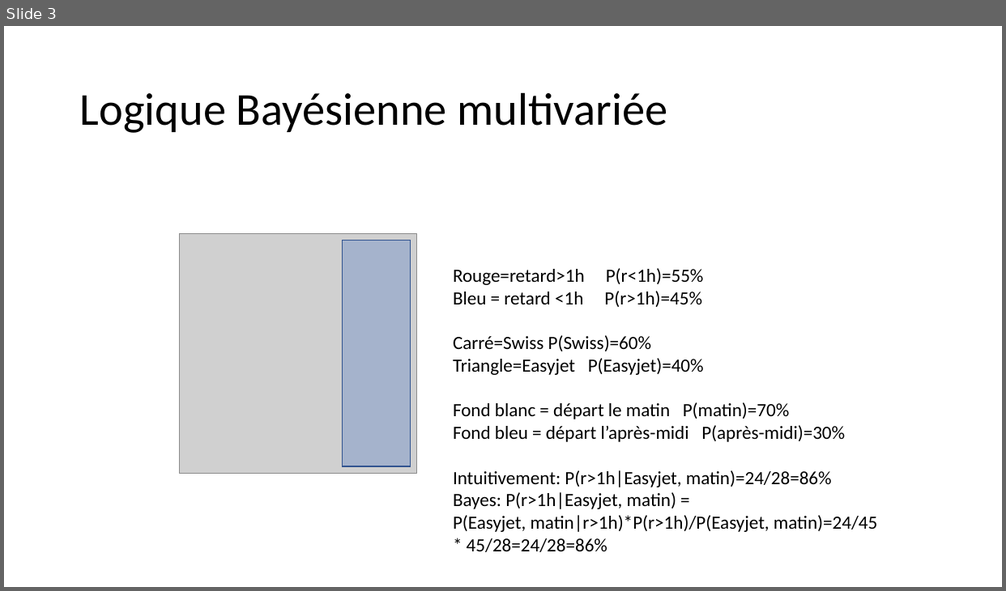
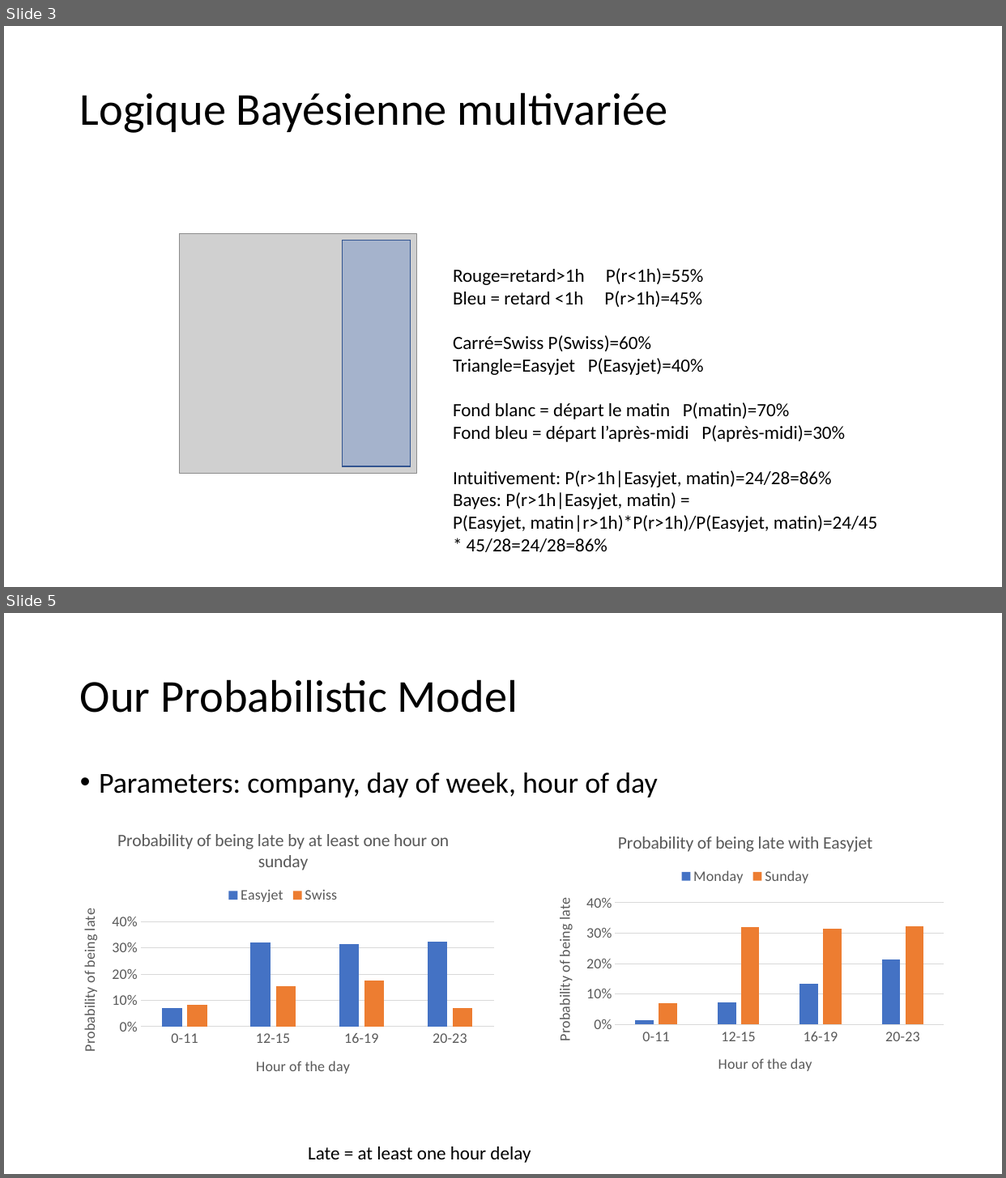
Before and after one commit to CDays2018Mobi/unchained-flight-insurance, a slide deck: unchained-flight-insurance-web/Notes techniques.pptx. Shown one above the other, each under a label of ours: slide 3 before the commit, slides 3 and 5 after it; the slides between them are not shown. The pictures are 1006x591 and 1006x1178 pixels, drawn with LibreOffice and Linux fonts; fonts in the diff are those of the drawing; grey boxes stand for pictures. Boxes give left, top, right and bottom in pixels: in the first picture for what was removed or moved away, otherwise in the second. Text is boxed around its words. In the diff, an @@ line names an element or a change of style, - is before the commit and + after.

```diff
--- a/unchained-flight-insurance-web/Notes techniques.pptx
+++ b/unchained-flight-insurance-web/Notes techniques.pptx
@@ slide 5 added at <box>4,613,1002,1174</box>, background #FFFFFF @@
@@ title added at <box>80,679,518,713</box>, 44 pt, text #000000 @@
+Our Probabilistic Model
@@ text added at <box>99,773,658,798</box>, 28 pt, text #000000 @@
+• Parameters: company, day of week, hour of day
@@ column chart added at <box>63,815,503,1093</box> @@
+title "Probability of being late by at least one hour on sunday "
+categories: 0-11, 12-15, 16-19, 20-23
+Easyjet: 0.07, 0.32, 0.31, 0.32
+Swiss: 0.08, 0.15, 0.18, 0.07
@@ column chart added at <box>539,818,953,1091</box> @@
+title "Probability of being late with Easyjet "
+categories: 0-11, 12-15, 16-19, 20-23
+Monday: 0.02, 0.07, 0.13, 0.21
+Sunday: 0.07, 0.32, 0.31, 0.32
@@ text added at <box>308,1147,530,1163</box>, 18 pt, text #000000 @@
+Late = at least one hour delay
```
Also in this commit, not shown: 3 other slides added, 16 other files.
